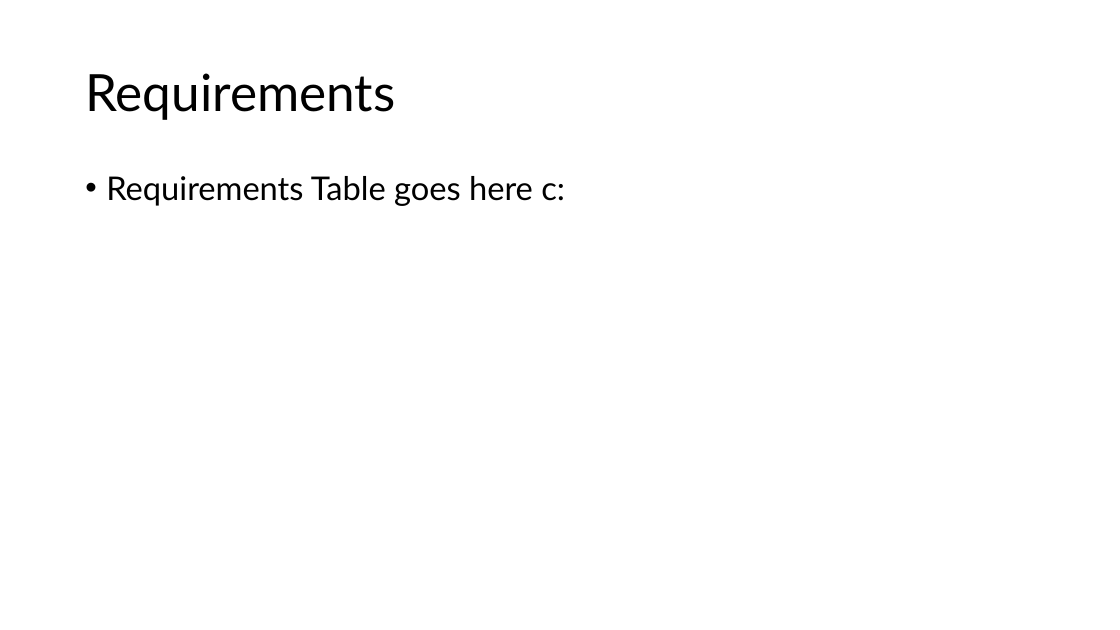
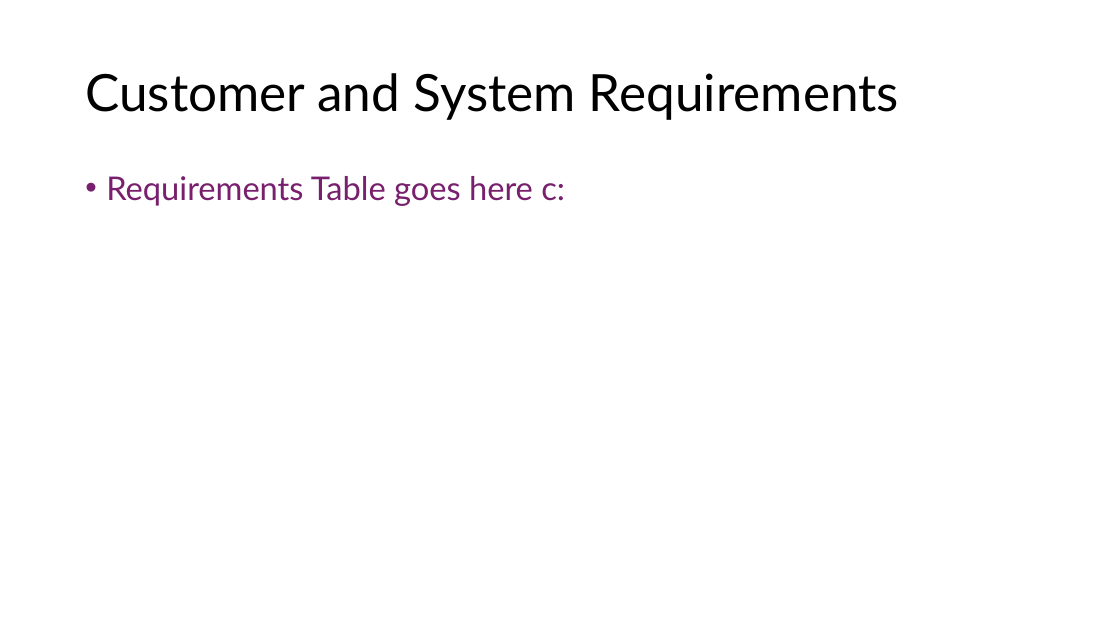
Before and after one commit to Tannyr-Singleterry/ECE590_SeniorDesign, a slide deck: slide 4 of Documents/CDR/CDR_Presentation.pptx (slide 3 before the commit). Drawn at 1120x630 pixels with LibreOffice and Linux fonts; fonts in the diff are those of the drawing. Boxes give left, top, right and bottom in pixels: in the first picture for what was removed or moved away, otherwise in the second. Text is boxed around its words. In the diff, an @@ line names an element or a change of style, - is before the commit and + after.

Commit message:
CDR Tables done yay

```diff
--- a/Documents/CDR/CDR_Presentation.pptx
+++ b/Documents/CDR/CDR_Presentation.pptx
@@ title at (85,73,899,120): text changed @@
-Requirements
+Customer and System Requirements
@@ text "Requirements Table goes here c:" at (106,176,565,206): text colour #000000 to #78206E @@
```
Also in this commit, not shown: 7 other slides changed, 4 slides added, 2 slides removed, 2 other files.
